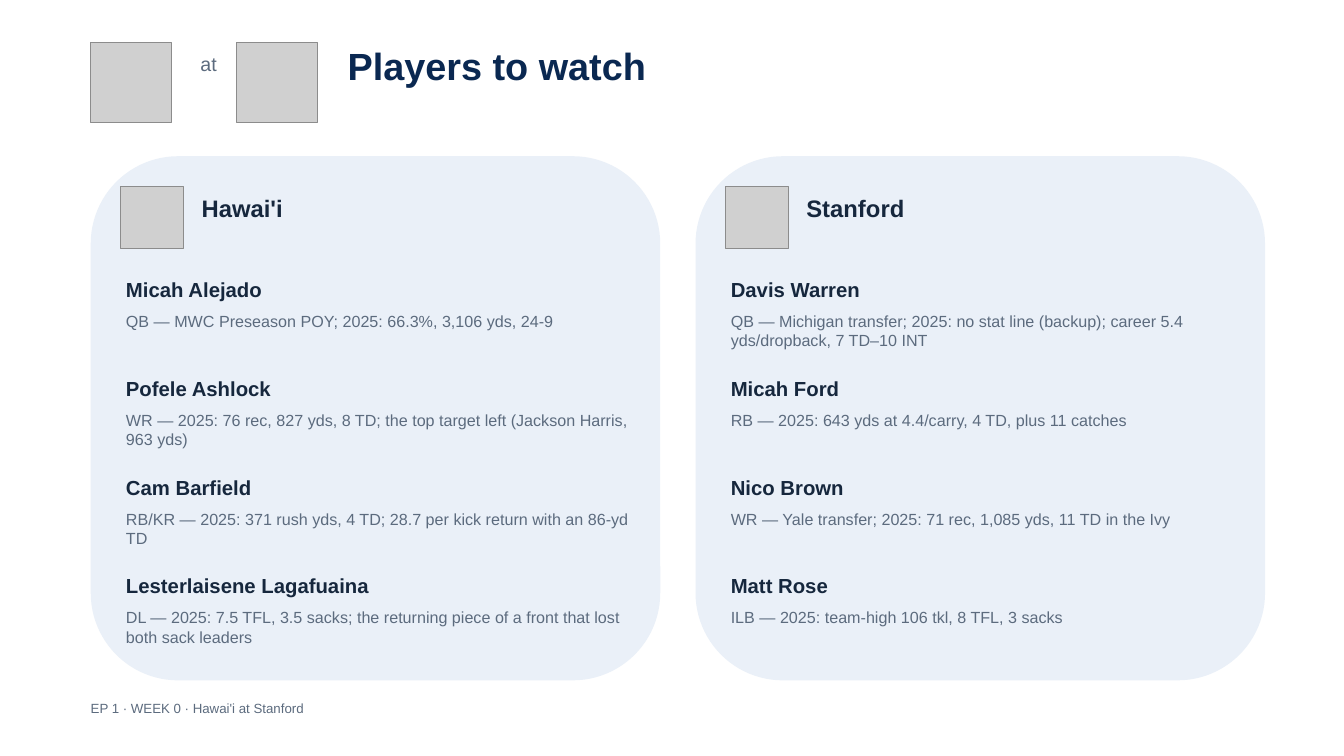
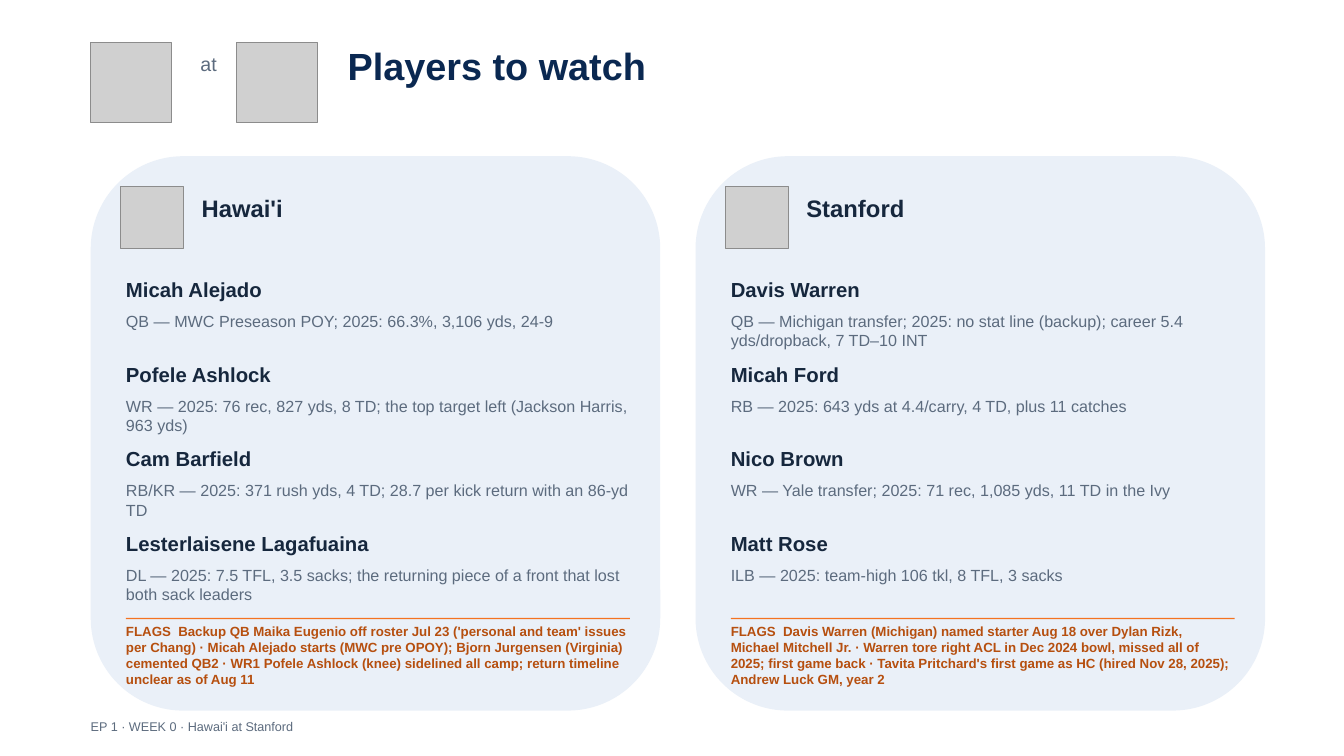
Before and after one commit to lucasalvarezflorida-lab/ncaa-fbs-analytics, a slide deck: slide 9 of decks/2026_Week0_Episode1.pptx. Drawn at 1344x756 pixels with LibreOffice and Linux fonts; fonts in the diff are those of the drawing; grey boxes stand for pictures. Boxes give left, top, right and bottom in pixels: in the first picture for what was removed or moved away, otherwise in the second. Text is boxed around its words. In the diff, an @@ line names an element or a change of style, - is before the commit and + after.

```diff
--- a/decks/2026_Week0_Episode1.pptx
+++ b/decks/2026_Week0_Episode1.pptx
@@ rounded rectangle: place and size @@
-rounded rectangle at (91, 156, 660, 681)
+rounded rectangle at (91, 156, 660, 711)
@@ rounded rectangle: place and size @@
-rounded rectangle at (696, 156, 1265, 681)
+rounded rectangle at (696, 156, 1265, 711)
@@ 4 texts: place and size @@
-4 texts at (126, 381, 1127, 449)
+4 texts at (126, 367, 1127, 435)
@@ 4 texts: place and size @@
-4 texts at (126, 480, 1171, 544)
+4 texts at (126, 451, 1171, 516)
@@ text "Lesterlaisene Lagafuaina": place and size @@
-text "Lesterlaisene Lagafuaina" at (126, 578, 368, 598)
+text "Lesterlaisene Lagafuaina" at (126, 536, 368, 556)
@@ text "Matt Rose": place and size @@
-text "Matt Rose" at (731, 579, 828, 593)
+text "Matt Rose" at (731, 537, 828, 551)
@@ text "DL — 2025: 7.5 TFL, ...": place and size @@
-text "DL — 2025: 7.5 TFL, ..." at (126, 611, 619, 643)
+text "DL — 2025: 7.5 TFL, ..." at (126, 569, 619, 600)
@@ text "ILB — 2025: team-high 106 ...": place and size @@
-text "ILB — 2025: team-high 106 ..." at (731, 611, 1063, 627)
+text "ILB — 2025: team-high 106 ..." at (731, 569, 1063, 585)
@@ rectangle added at (126, 618, 630, 619), fill #F47321 @@
@@ text added at (126, 626, 626, 687), 9.5 pt, text #B64F0F, bold @@
+FLAGS Backup QB Maika Eugenio off roster Jul 23 ('personal and team' issues per Chang) · Micah Alejado starts (MWC pre OPOY); Bjorn Jurgensen (Virginia) cemented QB2 · WR1 Pofele Ashlock (knee) sidelined all camp; return timeline unclear as of Aug 11
@@ rectangle added at (731, 618, 1235, 619), fill #F47321 @@
@@ text added at (731, 626, 1229, 687), 9.5 pt, text #B64F0F, bold @@
+FLAGS Davis Warren (Michigan) named starter Aug 18 over Dylan Rizk, Michael Mitchell Jr. · Warren tore right ACL in Dec 2024 bowl, missed all of 2025; first game back · Tavita Pritchard's first game as HC (hired Nov 28, 2025); Andrew Luck GM, year 2
@@ text "EP 1 · WEEK 0 ...": place and size @@
-text "EP 1 · WEEK 0 ..." at (91, 703, 304, 713)
+text "EP 1 · WEEK 0 ..." at (91, 722, 294, 731)
@@ text "EP 1 · WEEK 0 ..." at (91, 722, 294, 731): size 9.5 to 9 pt @@
```
Also in this commit, not shown: 4 other slides changed, 4 other files.
